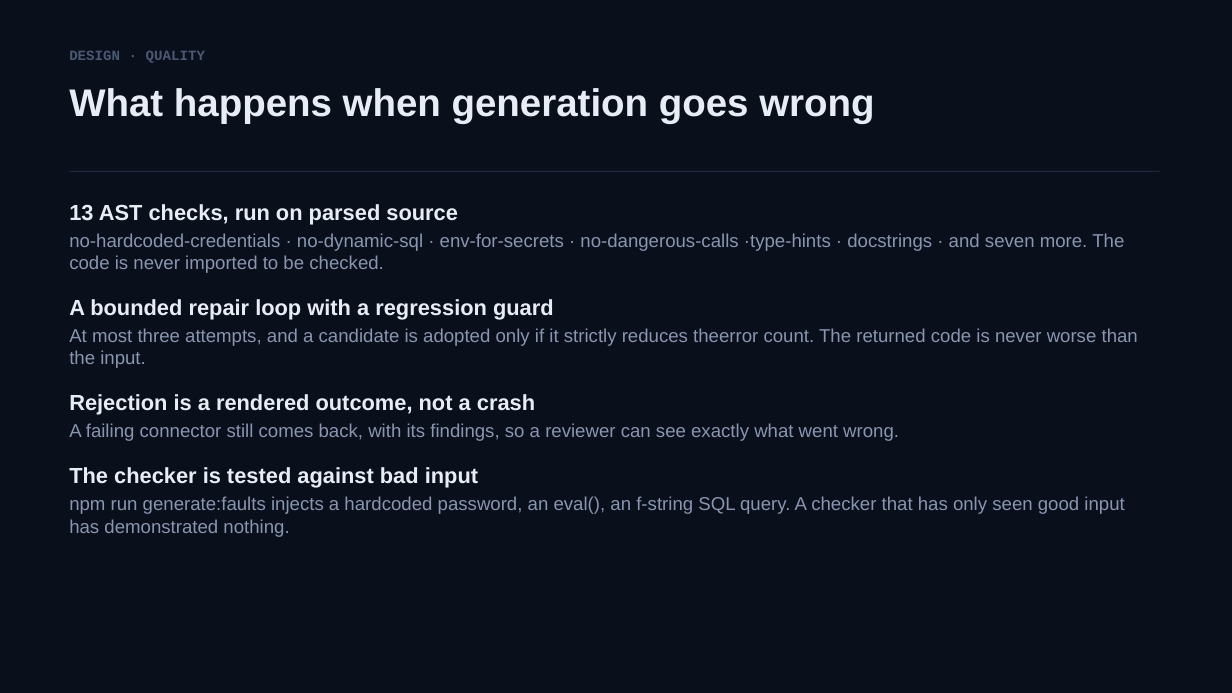
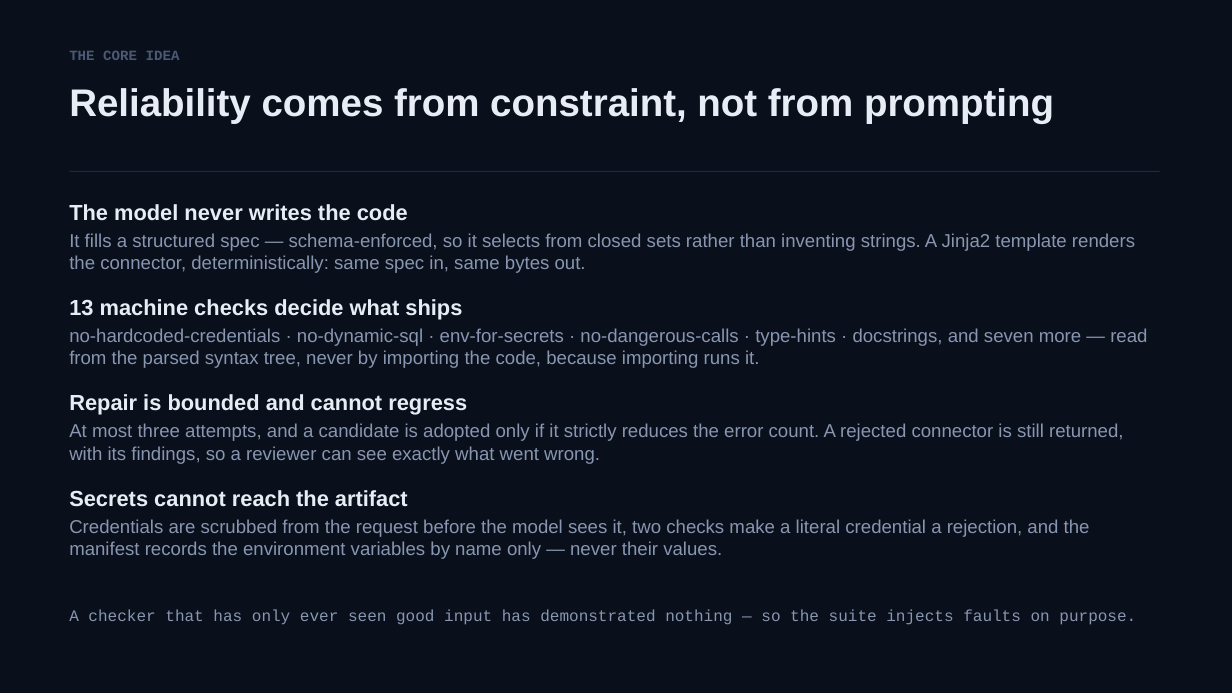
Before and after one commit to SKRejaulKarim04/data-source-onboarding-agent, a slide deck: slide 3 of docs/Data-Source-Onboarding-Agent.pptx (slide 15 before the commit). Drawn at 1232x693 pixels with LibreOffice and Linux fonts; fonts in the diff are those of the drawing. Boxes give left, top, right and bottom in pixels: in the first picture for what was removed or moved away, otherwise in the second. Text is boxed around its words. In the diff, an @@ line names an element or a change of style, - is before the commit and + after.

```diff
--- a/docs/Data-Source-Onboarding-Agent.pptx
+++ b/docs/Data-Source-Onboarding-Agent.pptx
@@ text at <box>69,51,180,60</box>: text changed @@
-DESIGN · QUALITY
+THE CORE IDEA
@@ text at <box>69,88,1054,124</box>: text changed @@
-What happens when generation goes wrong
+Reliability comes from constraint, not from prompting
@@ text at <box>69,204,1147,559</box>: text changed @@
-13 AST checks, run on parsed source
-no-hardcoded-credentials · no-dynamic-sql · env-for-secrets · no-dangerous-calls ·type-hints · docstrings · and seven more. The code is never imported to be checked.
-A bounded repair loop with a regression guard
-At most three attempts, and a candidate is adopted only if it strictly reduces theerror count. The returned code is never worse than the input.
-Rejection is a rendered outcome, not a crash
-A failing connector still comes back, with its findings, so a reviewer can see exactly what went wrong.
-The checker is tested against bad input
-npm run generate:faults injects a hardcoded password, an eval(), an f-string SQL query. A checker that has only seen good input has demonstrated nothing.
+The model never writes the code
+It fills a structured spec — schema-enforced, so it selects from closed sets rather than inventing strings. A Jinja2 template renders the connector, deterministically: same spec in, same bytes out.
+13 machine checks decide what ships
+no-hardcoded-credentials · no-dynamic-sql · env-for-secrets · no-dangerous-calls · type-hints · docstrings, and seven more — read from the parsed syntax tree, never by importing the code, because importing runs it.
+Repair is bounded and cannot regress
+At most three attempts, and a candidate is adopted only if it strictly reduces the error count. A rejected connector is still returned, with its findings, so a reviewer can see exactly what went wrong.
+Secrets cannot reach the artifact
+Credentials are scrubbed from the request before the model sees it, two checks make a literal credential a rejection, and the manifest records the environment variables by name only — never their values.
@@ text added at <box>69,609,1136,625</box>, 12.5 pt, text #8896B0 @@
+A checker that has only ever seen good input has demonstrated nothing — so the suite injects faults on purpose.
```
Also in this commit, not shown: 5 other slides changed, 10 slides removed, 2 other files.
